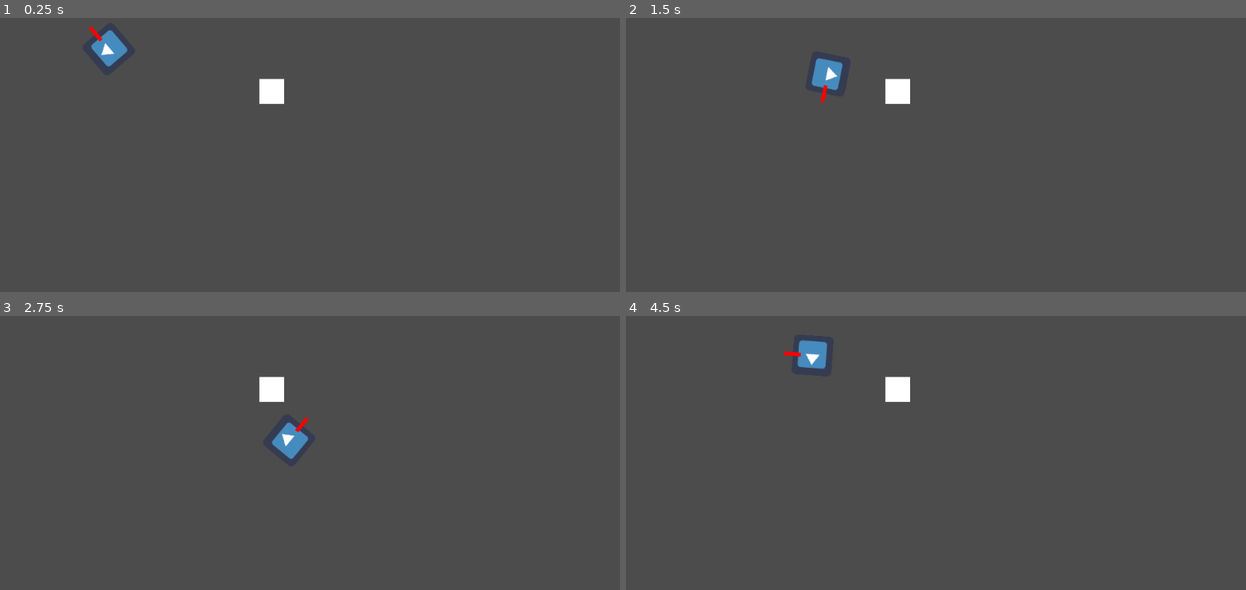
Above: before the commit, frames 1-4 (two rows, left to right).
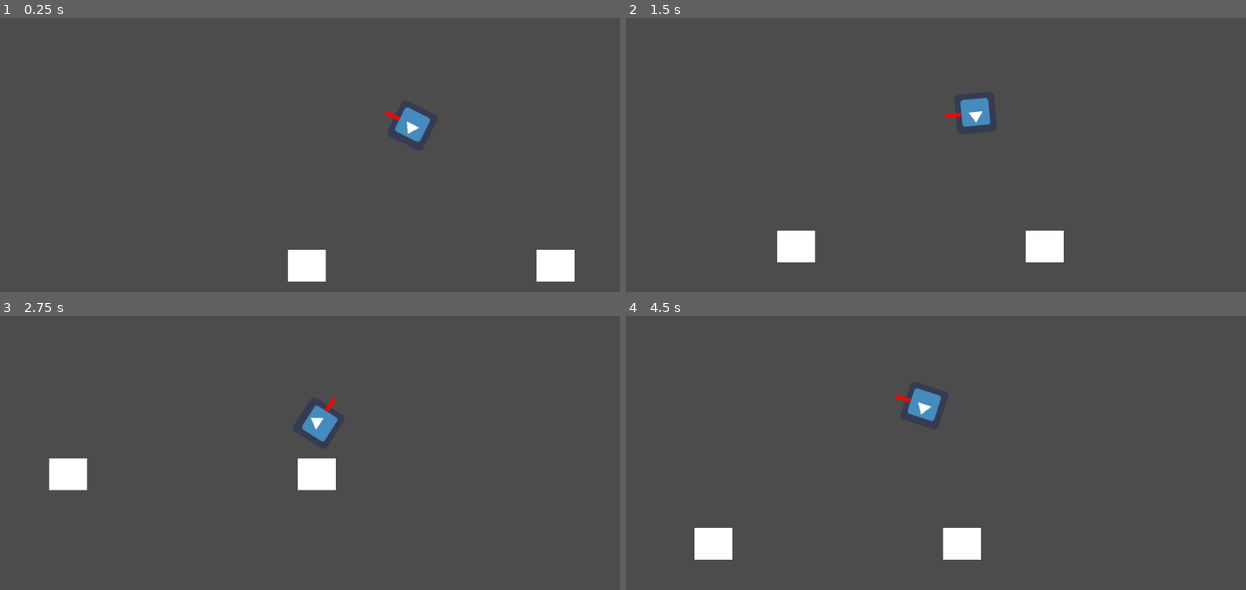
Above: after the commit, the same moments.

Repository: angeldustjdr/ostjam2022
Game: Godot game, scene res://Scenes/Main.tscn
The game is run twice, just before and just after one commit, with the same random seed, the same clock (stepped at 60 frames per second) and the same inputs. The engine's default icon, where the game draws it, is replaced by a stand-in: a white triangle on a blue panel in a dark square.
Inputs (mouse positions are in pixels of both pictures, inside the frame that each line leads up to):
- Up to frame 1 (0.25 s): no input
- Up to frame 2 (1.5 s): move the mouse to (1084, 89) at 0.52 s; hold Right (ui_right) 0.53-1.28 s; move the mouse to (818, 127) at 1.27 s; hold Down (ui_down) from 1.28 s (still down)
- Up to frame 3 (2.75 s): move the mouse to (384, 324) at 2.02 s; release Down (ui_down) at 2.03 s; hold Right (ui_right) from 2.03 s (still down)
- Up to frame 4 (4.5 s): move the mouse to (911, 480) at 2.77 s; release Right (ui_right) at 2.78 s; hold Up (ui_up) 2.78-3.53 s; move the mouse to (1134, 463) at 3.52 s; hold Left (ui_left) from 3.53 s (still down); move the mouse to (756, 351) at 4.27 s

The runs differ from the first frame. In frame 1, 2.8% of the frame differs, in the area x 14-93%, y 2-97%; in frame 2, 2.8%; in frame 3, 2.8%, in the area x 7-55%, y 22-64%; in frame 4, 2.8%.

Commit message:
tweek game feel

Diff:
--- a/src/Scenes/Main.tscn
+++ b/src/Scenes/Main.tscn
@@ -1,26 +1,48 @@
-[gd_scene load_steps=3 format=2]
+[gd_scene load_steps=5 format=2]
 
 [ext_resource path="res://Scenes/Player.tscn" type="PackedScene" id=1]
+[ext_resource path="res://Scripts/Main.gd" type="Script" id=2]
+[ext_resource path="res://Scripts/CameraManager.gd" type="Script" id=3]
 
 [sub_resource type="RectangleShape2D" id=1]
-extents = Vector2( 19.5, 20 )
+extents = Vector2( 30.5, 25.5 )
 
 [node name="Main" type="Node2D"]
+script = ExtResource( 2 )
 
 [node name="Player" parent="." instance=ExtResource( 1 )]
-position = Vector2( 175, 204 )
+friction = 0.1
+acceleration = 0.05
+
+[node name="Camera2D" type="Camera2D" parent="."]
+current = true
+smoothing_enabled = true
+script = ExtResource( 3 )
 
 [node name="Obstacle" type="StaticBody2D" parent="."]
-
-[node name="CollisionShape2D" type="CollisionShape2D" parent="Obstacle"]
-position = Vector2( 437.5, 272 )
-shape = SubResource( 1 )
+position = Vector2( 200, 200 )
 
 [node name="ColorRect" type="ColorRect" parent="Obstacle"]
-margin_left = 417.0
-margin_top = 252.0
-margin_right = 457.0
-margin_bottom = 292.0
+margin_right = 61.0
+margin_bottom = 51.0
 __meta__ = {
 "_edit_use_anchors_": false
 }
+
+[node name="CollisionShape2D" type="CollisionShape2D" parent="Obstacle"]
+position = Vector2( 30.5, 25.5 )
+shape = SubResource( 1 )
+
+[node name="Obstacle2" type="StaticBody2D" parent="."]
+position = Vector2( -200, 200 )
+
+[node name="ColorRect" type="ColorRect" parent="Obstacle2"]
+margin_right = 61.0
+margin_bottom = 51.0
+__meta__ = {
+"_edit_use_anchors_": false
+}
+
+[node name="CollisionShape2D" type="CollisionShape2D" parent="Obstacle2"]
+position = Vector2( 30.5, 25.5 )
+shape = SubResource( 1 )
--- a/src/Scenes/Player.tscn
+++ b/src/Scenes/Player.tscn
@@ -1,26 +1,24 @@
 [gd_scene load_steps=4 format=2]
 
 [ext_resource path="res://icon.png" type="Texture" id=1]
-[ext_resource path="res://Scenes/PlayerMovement.gd" type="Script" id=2]
+[ext_resource path="res://Scripts/PlayerMovement.gd" type="Script" id=2]
 
 [sub_resource type="CircleShape2D" id=1]
 radius = 33.0151
 
-[node name="Player" type="Node2D"]
-
-[node name="KinematicBody2D" type="KinematicBody2D" parent="."]
+[node name="Player" type="KinematicBody2D"]
 script = ExtResource( 2 )
 
-[node name="Icon" type="Sprite" parent="KinematicBody2D"]
+[node name="Icon" type="Sprite" parent="."]
 texture = ExtResource( 1 )
 
-[node name="CollisionShape2D" type="CollisionShape2D" parent="KinematicBody2D"]
+[node name="PlayerCollisionShape2D" type="CollisionShape2D" parent="."]
 shape = SubResource( 1 )
 
-[node name="ColorRect" type="ColorRect" parent="KinematicBody2D"]
-margin_left = 19.0
+[node name="ColorRect" type="ColorRect" parent="."]
+margin_left = 24.0
 margin_top = -3.0
-margin_right = 46.0
+margin_right = 48.0
 margin_bottom = 3.0
 color = Color( 1, 0, 0, 1 )
 __meta__ = {
--- a/src/Scenes/PlayerMovement.gd
+++ /dev/null
@@ -1,23 +0,0 @@
-extends KinematicBody2D
-
-
-export var speed = 200
-
-var velocity = Vector2.ZERO
-
-func get_input():
-	velocity = Vector2.ZERO
-	if Input.is_action_pressed("ui_right"):
-		velocity.x += 1
-	if Input.is_action_pressed("ui_left"):
-		velocity.x -= 1
-	if Input.is_action_pressed("ui_down"):
-		velocity.y += 1
-	if Input.is_action_pressed("ui_up"):
-		velocity.y -= 1
-	velocity = velocity.normalized() * speed
-
-func _physics_process(delta):
-	look_at(get_global_mouse_position())
-	get_input()
-	velocity = move_and_slide(velocity)
--- /dev/null
+++ b/src/Scripts/CameraManager.gd
@@ -0,0 +1,11 @@
+extends Camera2D
+
+onready var player=get_parent().get_node("Player")
+export var screen_height = OS.window_size.y
+export var screen_width = OS.window_size.x
+
+func _process(delta):
+	self.position = player.global_position
+	var mouse_pos = get_global_mouse_position()
+	self.offset_h = (mouse_pos.x - self.global_position.x) / (screen_height/2)
+	self.offset_v = (mouse_pos.y - self.global_position.y) / (screen_width/2)
--- /dev/null
+++ b/src/Scripts/Main.gd
@@ -0,0 +1 @@
+extends Node2D
--- /dev/null
+++ b/src/Scripts/PlayerMovement.gd
@@ -0,0 +1,27 @@
+extends KinematicBody2D
+
+export var speed = 200
+export var friction = 0.01
+export var acceleration = 0.1
+var velocity = Vector2()
+
+func get_input():
+	var input = Vector2()
+	if Input.is_action_pressed("ui_right"):
+		input.x += 1
+	if Input.is_action_pressed("ui_left"):
+		input.x -= 1
+	if Input.is_action_pressed("ui_down"):
+		input.y += 1
+	if Input.is_action_pressed("ui_up"):
+		input.y -= 1
+	return input
+
+func _physics_process(delta):
+	look_at(get_global_mouse_position())
+	var direction = get_input()
+	if direction.length() > 0:
+		velocity = lerp(velocity, direction.normalized() * speed, acceleration)
+	else:
+		velocity = lerp(velocity, Vector2.ZERO, friction)
+	velocity = move_and_slide(velocity)
